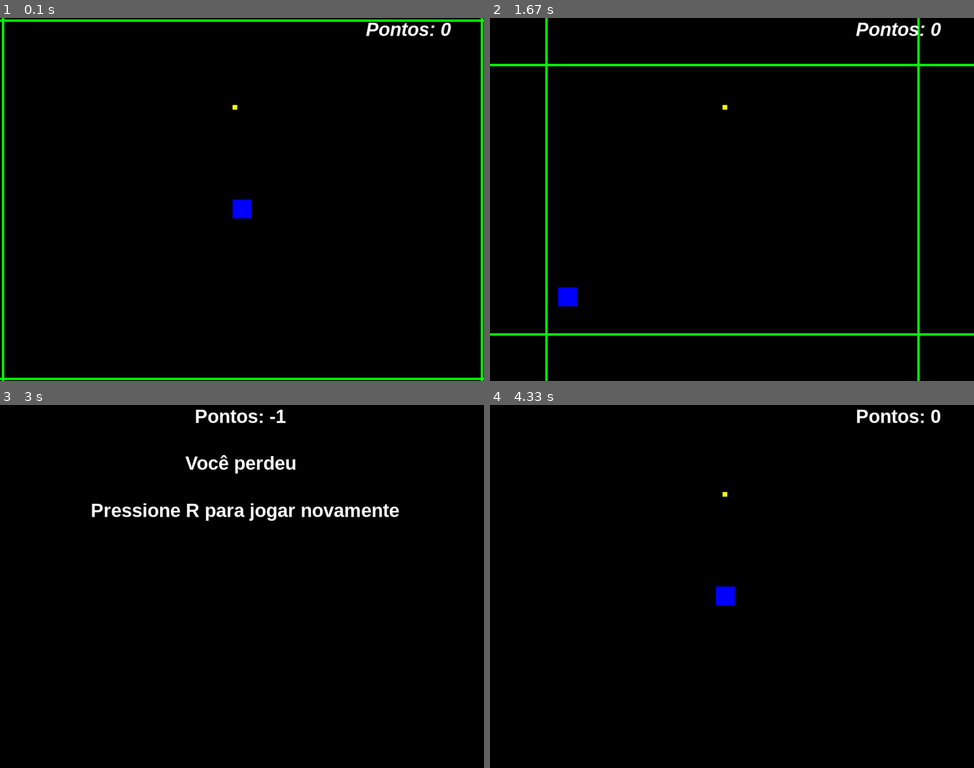
Above: before the commit, frames 1-4 (two rows, left to right).
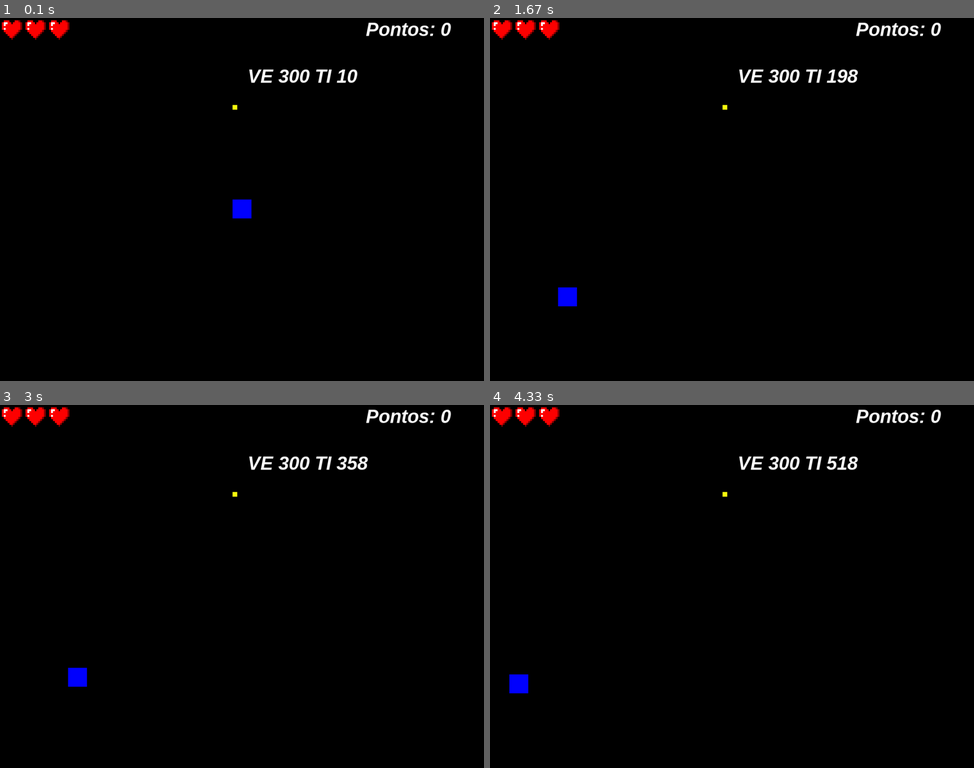
Above: after the commit, the same moments.

Repository: lucastoll/DodgeSquare-Pygame
Game: pygame game, started from DodgeSquare.py
Same seed, same stepped clock (60 frames per second), same inputs: the game is played once before the commit and once after it.
Inputs:
- Up to frame 1 (0.1 s): no input
- Up to frame 2 (1.67 s): hold Left 0.33-0.87 s; hold Down 0.9-1.2 s; hold S 0.9-1.2 s; hold Left 1.23-1.63 s; hold A 1.23-1.63 s
- Up to frame 3 (3 s): hold Up 1.67-2.03 s; hold W 1.67-2.03 s; hold Down from 2.73 s (still down); hold S from 2.73 s (still down)
- Up to frame 4 (4.33 s): release Down at 3.1 s; release S at 3.1 s; tap R at 3.13 s; hold Left 3.47-3.93 s; hold A 3.47-3.93 s; hold Right from 3.97 s (still down); hold D from 3.97 s (still down)

The runs differ from the first frame. In frame 1, 3.7% of the frame differs, in the area x 0-100%, y 0-100%; in frame 2, 3.6%; in frame 3, 3.3%; in frame 4, 1.6%.

Commit message:
Sistema de corações
Sistema de derrota / vitoria novo, o jogador agora tem 3 corações e precisa de 30 pontos para ganhar.

Diff:
--- a/DodgeSquare.py
+++ b/DodgeSquare.py
@@ -6,14 +6,15 @@
 
 #Funções
 def colisao(): #Função colisão player x linhas
-    global pontos
+    global vidas
     damage_sound.play()
     sleep(1)
-    pontos -= 1
+    vidas -= 1
 
 def reiniciar(): #Função para reiniciar o jogo
-    global xlinha, xlinha2, ylinha, timer, Vylinha, Vylinha2, xrec, yrec, xpontos, ypontos, dead, pontos
+    global xlinha, xlinha2, ylinha, timer, Vylinha, Vylinha2, xrec, yrec, xpontos, ypontos, dead, pontos, vidas
     pygame.mixer.music.play(-1)
+    vidas = 3
     pontos = 0
     xlinha = -1
     xlinha2 = 1023
@@ -27,6 +28,9 @@
     ypontos = 184
     dead = False
 
+#Variáveis
+velocidade = 300 #FPS
+vidas = 3 #Controle vidas
 pontos = 0 #Precisa ser declarado depois da função.
 win = 0 #Controle mensagem pos gameover
 
@@ -40,19 +44,23 @@
 fonte = pygame.font.SysFont('arial', 40, True, True)  # Inicializar fonte
 clock = pygame.time.Clock()  # Iniciliazar FPS
 tela = pygame.display.set_mode((largura, altura))  # Criação da Janela do game
-pygame.display.set_caption('Jogo')  # Nome da janela do jogo
-timer=8000 #Contador de tempo do jogo
+pygame.display.set_caption('DodgeSquare')  # Nome da janela do jogo
+timer=0 #Contador de tempo do jogo
 
 # Sons
 pygame.mixer.music.set_volume(0.2)
-pygame.mixer.music.load('xDeviruchi - Minigame .mp3') #Background music
+pygame.mixer.music.load('content/xDeviruchi - Minigame .mp3') #Background music
 pygame.mixer.music.play(-1)#musica principal play forever
 
-damage_sound = pygame.mixer.Sound('smas_damage.wav')
-heartup_sound = pygame.mixer.Sound('smas_heart.wav')
-coin_sound = pygame.mixer.Sound('smw_coin.wav')
-gameover_sound = pygame.mixer.Sound('smw_gameover.wav')
-win_sound = pygame.mixer.Sound('smw_win.wav')
+damage_sound = pygame.mixer.Sound('content/smas_damage.wav')
+heartup_sound = pygame.mixer.Sound('content/smas_heart.wav')
+coin_sound = pygame.mixer.Sound('content/smw_coin.wav')
+gameover_sound = pygame.mixer.Sound('content/smw_gameover.wav')
+win_sound = pygame.mixer.Sound('content/smw_win.wav')
+
+#Imagens
+heart = pygame.image.load('content/heart.png')
+heart = pygame.transform.scale(heart, (50, 50))
 
 #Controle linhas horizontais
 xlinha = -1
@@ -68,8 +76,17 @@
 xpontos = 492 #Um pouco acima do player para ele entender como funciona
 ypontos = 184
 
-velocidade = 300
 while True:
+    if vidas == 3:
+        tela.blit(heart, (0,0))
+        tela.blit(heart, (50,0))
+        tela.blit(heart, (100,0))
+    elif vidas == 2:
+        tela.blit(heart, (0,0))
+        tela.blit(heart, (50,0))
+    elif vidas == 1:
+        tela.blit(heart, (0,0))
+
     clock.tick(velocidade)  #FPS
     timer += 1 #Variavel contadora, usada para controlar o programa todo
     #Texto pontos
@@ -91,7 +108,7 @@
             if event.key == K_RIGHT:
                 xrec += 150
     #Gameover
-    if pontos < 0:
+    if vidas == 0:
         pygame.mixer.music.fadeout(500)  #para a música depois de um tempinho
         tela.fill((0, 0, 0))
         fonte = pygame.font.SysFont('arial', 40, True)  # Inicializar fonte
@@ -108,7 +125,7 @@
         texto_win = fonte.render(mensagem_win, True, (255, 255, 255))
         texto_win2 = fonte.render(mensagem_win2, True, (255, 255, 255))
         texto_win3 = fonte.render(mensagem_win3, True, (255, 255, 255))
-        if win == 1:
+        if pontos >= 30:
             win_sound.play()
             tela.blit(texto_win, (largura/2 - 130, 100))
             tela.blit(texto_win2, (largura/2 - 200, 200))
@@ -181,8 +198,13 @@
                 Vylinha2 = 1000
         if Vylinha2 <= 0:  # Linha volta ao começo da tela quando chega ao limite (largura)
             Vylinha2 = 1000
-    if timer > 8000:
-        velocidade = 400
+    if (timer > 8000) & (timer < 12000):
+        velocidade = 320
+    elif (timer > 12000) & (timer < 16000):
+        velocidade = 340
+    elif (timer > 16000):
+        velocidade = 360
+
 
     #Colisão player x ponto
     if player.colliderect(ponto):
@@ -208,7 +230,8 @@
         xrec = 0
     if yrec >= altura:  # 768
         yrec = 0
+
     # printar texto
-    # mensagem2 = f'xrec: {xrec}' #Pontuação mensagem
-    # texto_formatado2 = fonte.render(mensagem2, True, (255, 255, 255)) #Renderizar o texto
-    # tela.blit(texto_formatado2, (largura - 500, 1))
+    mensagem2 = f'VE {velocidade} TI {timer}' #Pontuação mensagem
+    texto_formatado2 = fonte.render(mensagem2, True, (255, 255, 255)) #Renderizar o texto
+    tela.blit(texto_formatado2, (largura - 500, 100))
Binary file added: content/heart.png
Not shown, added: content/.gitattributes
Not shown, added: content/smas_damage.wav
Not shown, added: content/smas_heart.wav
Not shown, added: content/smw_coin.wav
Not shown, added: content/smw_gameover.wav
Not shown, added: content/smw_win.wav
Not shown, added: content/xDeviruchi - Minigame .mp3
